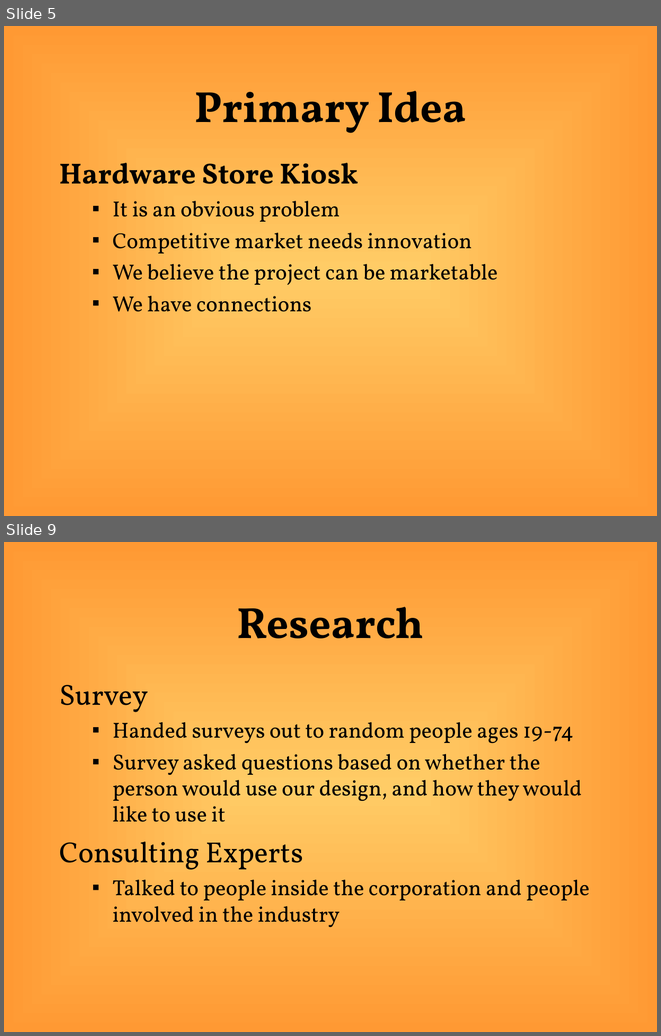
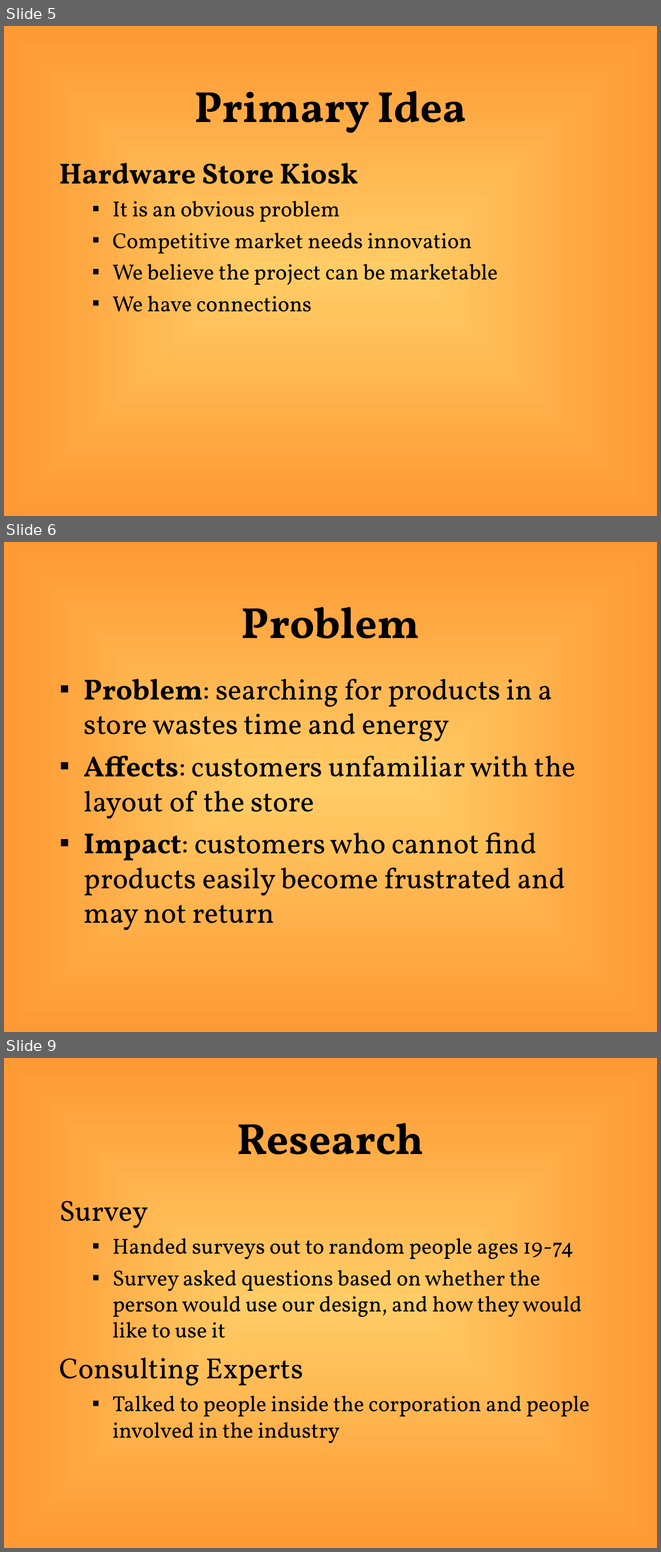
Before and after one commit to jliem/ninea1, a slide deck: doc/s1/Presentation-SeniorDesign.ppt. Shown one above the other, each under a label of ours: slides 5 and 9 before the commit, slides 5, 6 and 9 after it; the slides between them are not shown. The pictures are 661x1036 and 661x1552 pixels, drawn with LibreOffice and Linux fonts; fonts in the diff are those of the drawing. Boxes give left, top, right and bottom in pixels: in the first picture for what was removed or moved away, otherwise in the second. Text is boxed around its words. In the diff, an @@ line names an element or a change of style, - is before the commit and + after.

Commit message:
Updated product vision, requirements on presentation

```diff
--- a/doc/s1/Presentation-SeniorDesign.ppt
+++ b/doc/s1/Presentation-SeniorDesign.ppt
@@ slide 6 added at (x1=4, y1=542, x2=657, y2=1032), background gradient #FFCC66 to #FF9933 @@
@@ title added at (x1=241, y1=607, x2=420, y2=638), 48 pt, text #000000, bold @@
+Problem
@@ text added at (x1=84, y1=679, x2=576, y2=930), 32 pt, text #000000 @@
+▪ Problem: searching for products in a store wastes time and energy
+▪ Affects: customers unfamiliar with the layout of the store
+▪ Impact: customers who cannot find products easily become frustrated and may not return
```
Also in this commit, not shown: 2 other slides added, 3 slides removed.
